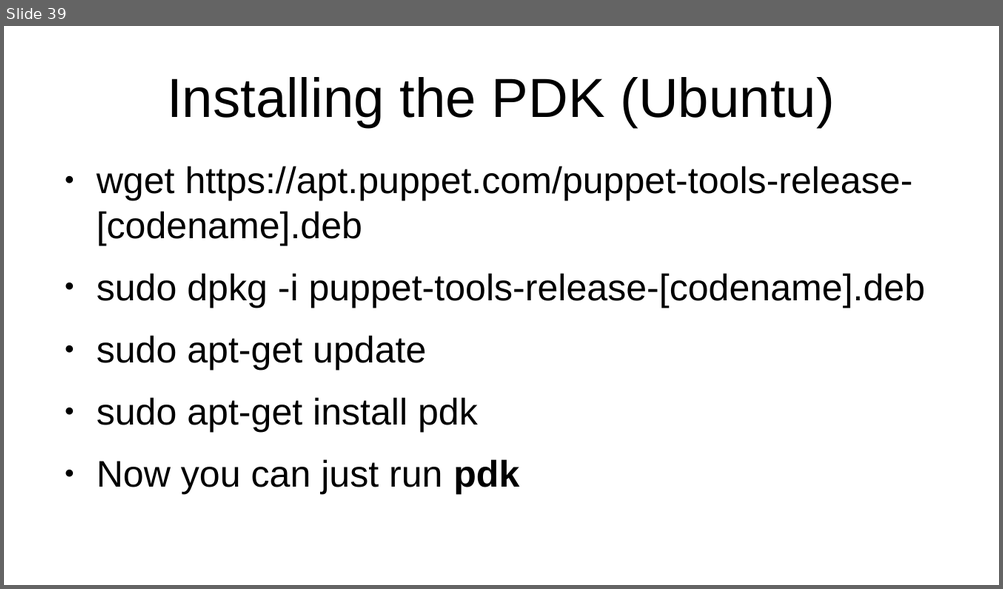
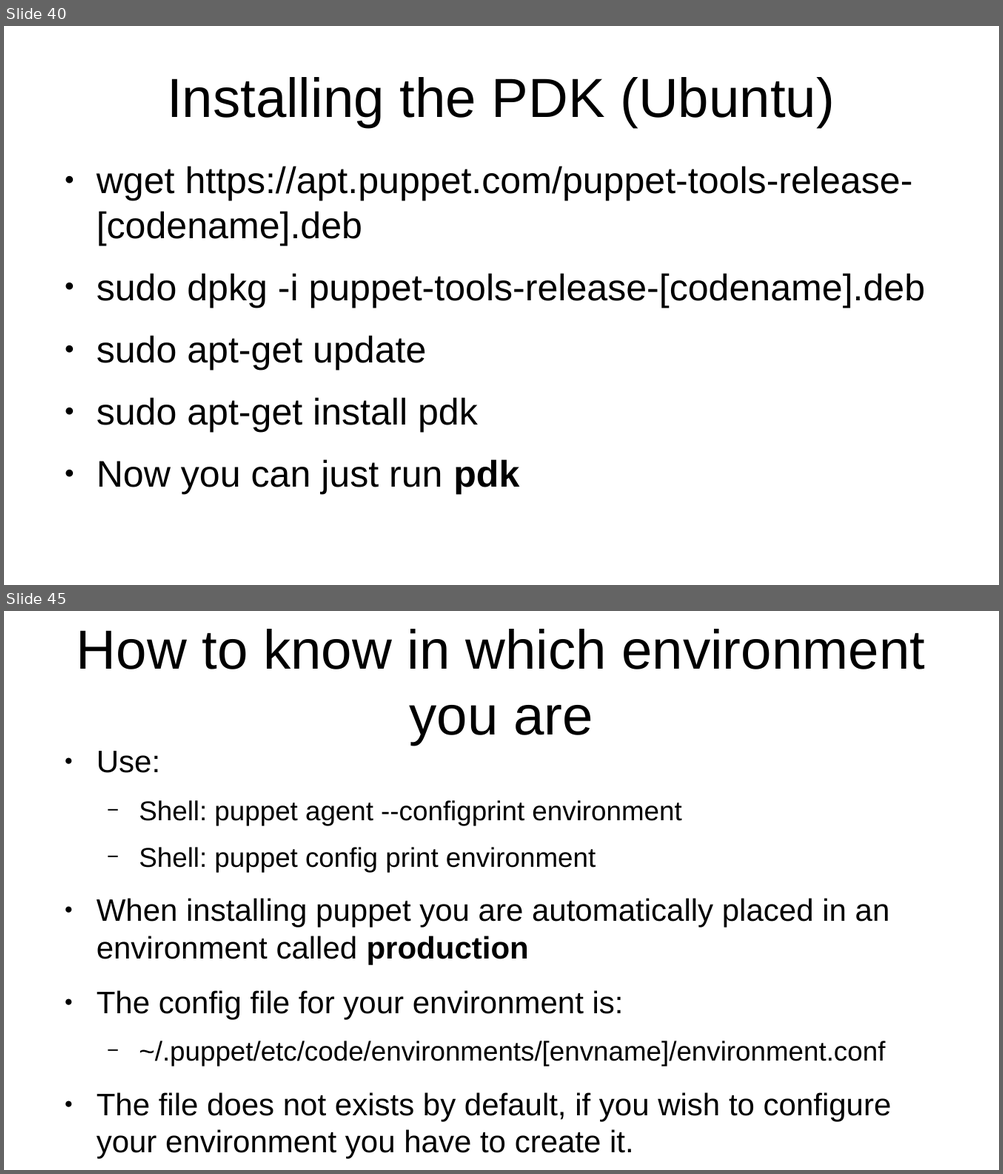
Before and after one commit to veltzer/teaching-puppet, a slide deck: slides.odp. Shown one above the other, each under a label of ours: slide 39 before the commit, slides 40 and 45 after it; the slides between them are not shown. The pictures are 1003x589 and 1003x1174 pixels, drawn with LibreOffice and Linux fonts; fonts in the diff are those of the drawing. Boxes give left, top, right and bottom in pixels: in the first picture for what was removed or moved away, otherwise in the second. Text is boxed around its words. In the diff, an @@ line names an element or a change of style, - is before the commit and + after.

```diff
--- a/slides.odp
+++ b/slides.odp
@@ slide 45 added at (x1=4, y1=611, x2=999, y2=1170), background #FFFFFF @@
@@ title added at (x1=77, y1=629, x2=925, y2=745), 44 pt, text #000000 @@
+How to know in which environment you are
@@ text added at (x1=96, y1=751, x2=891, y2=1159), 24.8 pt, text #000000 @@
+● Use:
+  − Shell: puppet agent --configprint environment
+  − Shell: puppet config print environment
+● When installing puppet you are automatically placed in an environment called production
+● The config file for your environment is:
+  − ~/.puppet/etc/code/environments/[envname]/environment.conf
+● The file does not exists by default, if you wish to configure your environment you have to create it.
@@ what was slide 39 is now slide 40 @@
```
Also in this commit, not shown: 1 slide changed, 4 other slides added, 20 other files.
